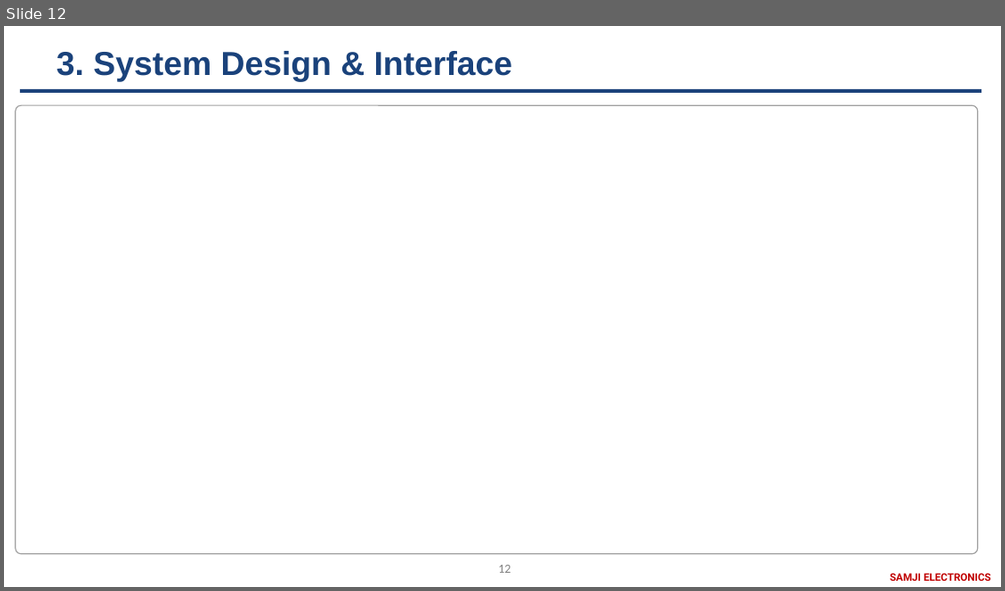
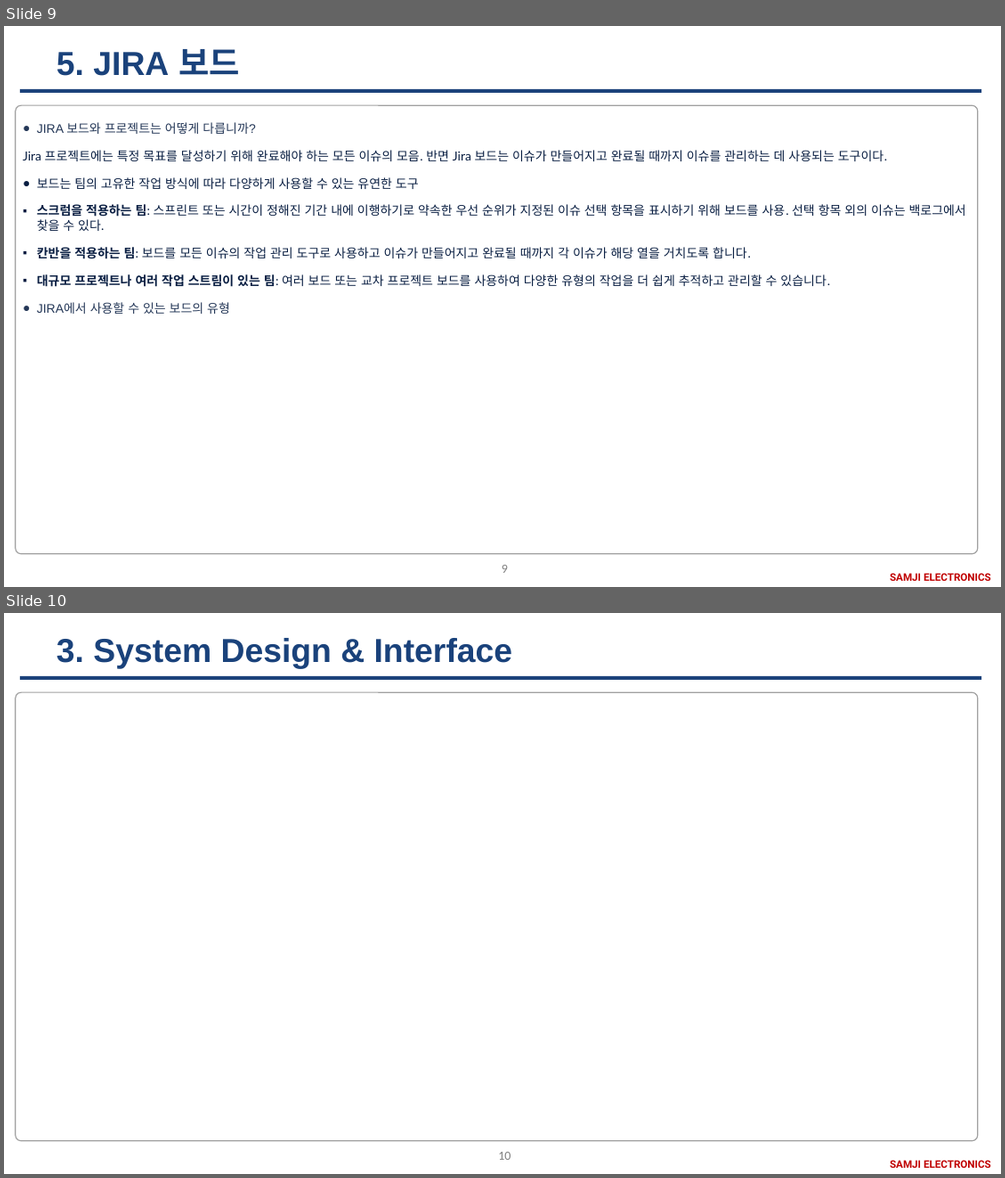
Before and after one commit to SangguKang/doc, a slide deck: Transfer/JIRA.pptx. Shown one above the other, each under a label of ours: slide 12 before the commit, slides 9 and 10 after it. The pictures are 1005x591 and 1005x1178 pixels, drawn with LibreOffice and Linux fonts; fonts in the diff are those of the drawing; background and template pictures are left out. Boxes give left, top, right and bottom in pixels: in the first picture for what was removed or moved away, otherwise in the second. Text is boxed around its words. In the diff, an @@ line names an element or a change of style, - is before the commit and + after.

```diff
--- a/Transfer/JIRA.pptx
+++ b/Transfer/JIRA.pptx
@@ slide 9 added at (4, 26, 1001, 587), background #FFFFFF; not listed: 3 template elements that a slide beside it also shows @@
@@ title added at (57, 49, 240, 76), 32 pt, text #1A427B, bold @@
+5. JIRA 보드
@@ rounded rectangle added at (16, 105, 978, 554), outline #A0A0A0 1 pt @@
@@ text added at (23, 122, 966, 313), 12 pt, text #091E42 @@
+● JIRA 보드와 프로젝트는 어떻게 다릅니까?
+Jira 프로젝트에는 특정 목표를 달성하기 위해 완료해야 하는 모든 이슈의 모음. 반면 Jira 보드는 이슈가 만들어지고 완료될 때까지 이슈를 관리하는 데 사용되는 도구이다.
+● 보드는 팀의 고유한 작업 방식에 따라 다양하게 사용할 수 있는 유연한 도구
+▪ 스크럼을 적용하는 팀: 스프린트 또는 시간이 정해진 기간 내에 이행하기로 약속한 우선 순위가 지정된 이슈 선택 항목을 표시하기 위해 보드를 사용. 선택 항목 외의 이슈는 백로그에서 찾을 수 있다.
+▪ 칸반을 적용하는 팀: 보드를 모든 이슈의 작업 관리 도구로 사용하고 이슈가 만들어지고 완료될 때까지 각 이슈가 해당 열을 거치도록 합니다.
+▪ 대규모 프로젝트나 여러 작업 스트림이 있는 팀: 여러 보드 또는 교차 프로젝트 보드를 사용하여 다양한 유형의 작업을 더 쉽게 추적하고 관리할 수 있습니다.
+● JIRA에서 사용할 수 있는 보드의 유형
@@ what was slide 12 is now slide 10 @@
@@ page number at (498, 1151, 510, 1159): text changed @@
-12
+10
```
Also in this commit, not shown: 1 slide changed, 1 other slide added, 2 slides removed, 1 other file.
